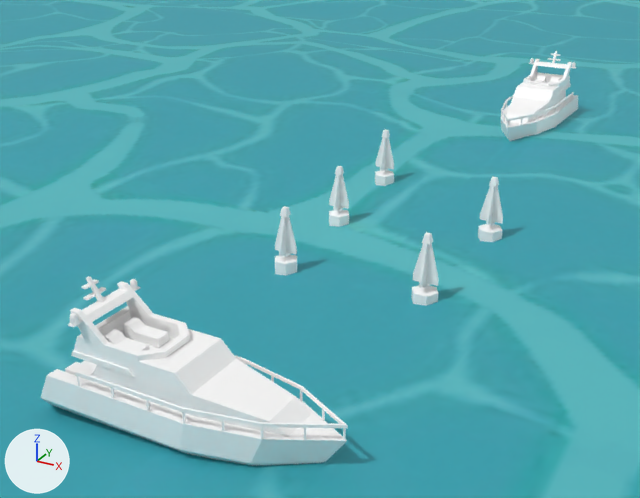
Before and after pictures for a commit that changed the FBX model Unity/Assets/Resources/Meshs/ChangJing/changjing7_3.fbx.
The view is the same before and after, from a camera (50 mm lens) standing at (21.4, -41.3, 23.4) and looking at (-7.5, 11.2, -2.9). The axes (+X, +Y, +Z) are drawn at lower left. The lights are the same throughout. Where no turn or scale is listed for an object, it has been applied to the vertices.

Objects in the first picture: 'FuPiao_Green1', 'FuPiao_Green2', 'FuPiao_Green4', 'FuPiao_Green7', 'FuPiao_Green8', 'KuaiTing14', 'KuaiTing15', 'changjing_7_3'.
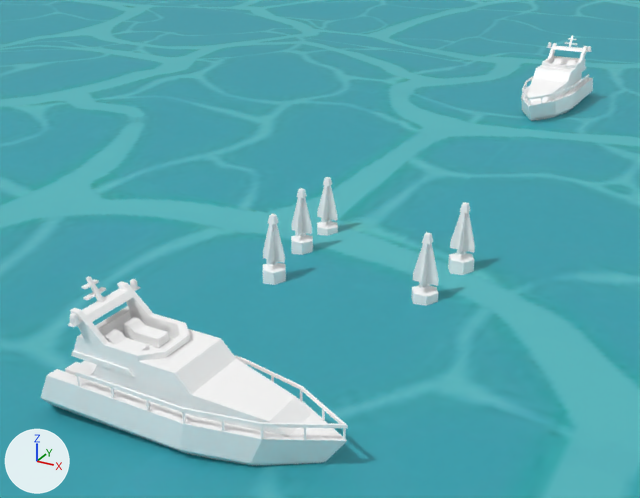
Pixel boxes (x1, y1, x2, y2) of what changed, in the pictures (640 x 498 px):
'KuaiTing15', moved
    before: (501, 51, 578, 141)
    after: (521, 35, 593, 121)
'FuPiao_Green7', moved
    before: (478, 177, 503, 242)
    after: (448, 202, 475, 275)
'FuPiao_Green2', moved
    before: (275, 206, 297, 276)
    after: (262, 214, 286, 285)
'FuPiao_Green4', moved
    before: (329, 166, 349, 227)
    after: (291, 188, 313, 255)
'FuPiao_Green8', moved
    before: (375, 129, 394, 186)
    after: (317, 177, 338, 236)

What changed in the scene script:
```text
Change ob_kuaiting15:
    ob_kuaiting15.location: (0.0, 38.66, 3.16) -> (-0.12, 45.09, 3.59)
Change ob_fupiao_green7:
    ob_fupiao_green7.location: (5.11, 11.55, 2.27) -> (5.11, 6.21, 2.27)
Change ob_fupiao_green4:
    ob_fupiao_green4.location: (-6.13, 11.55, 1.21) -> (-6.13, 6.21, 1.21)
Change ob_fupiao_green2:
    ob_fupiao_green2.location: (-5.42, 2.93, 1.17) -> (-5.42, 1.47, 1.17)
Change ob_fupiao_green8:
    ob_fupiao_green8.location: (-6.13, 19.22, 1.92) -> (-6.13, 9.79, 0.92)
```
